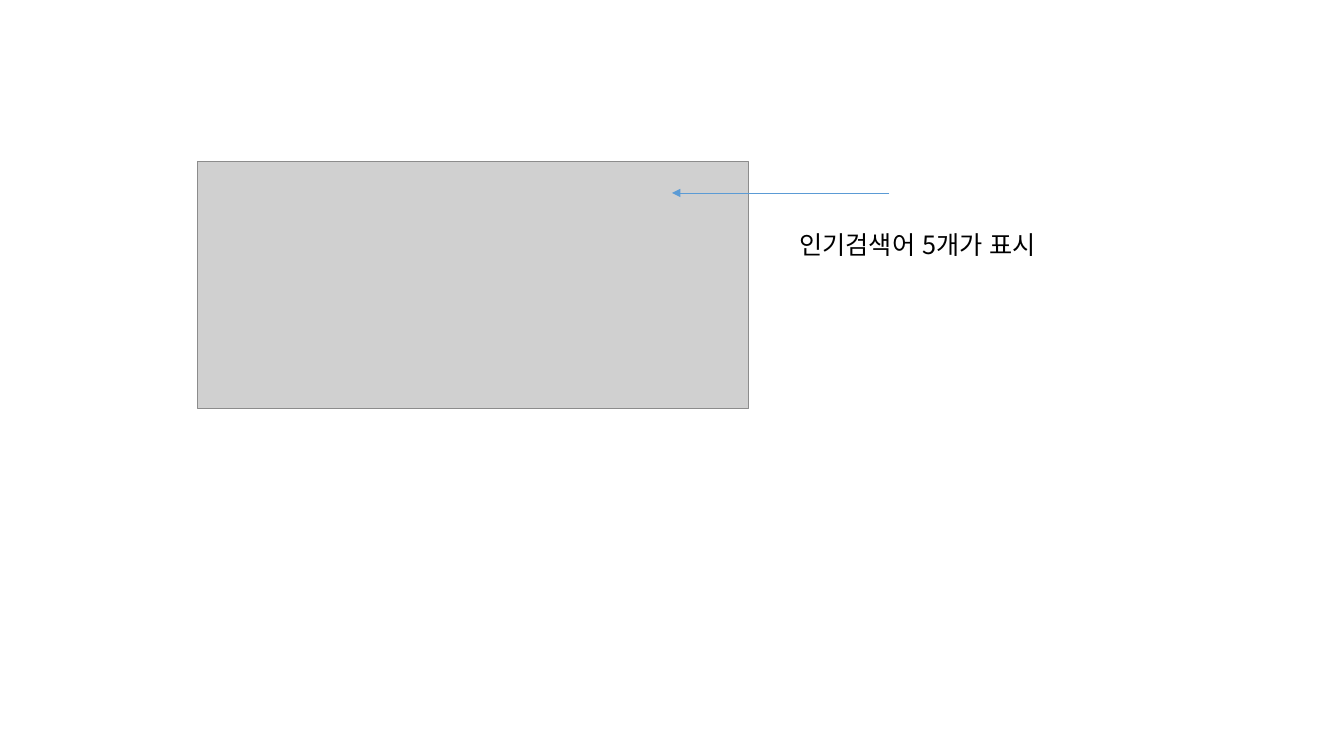
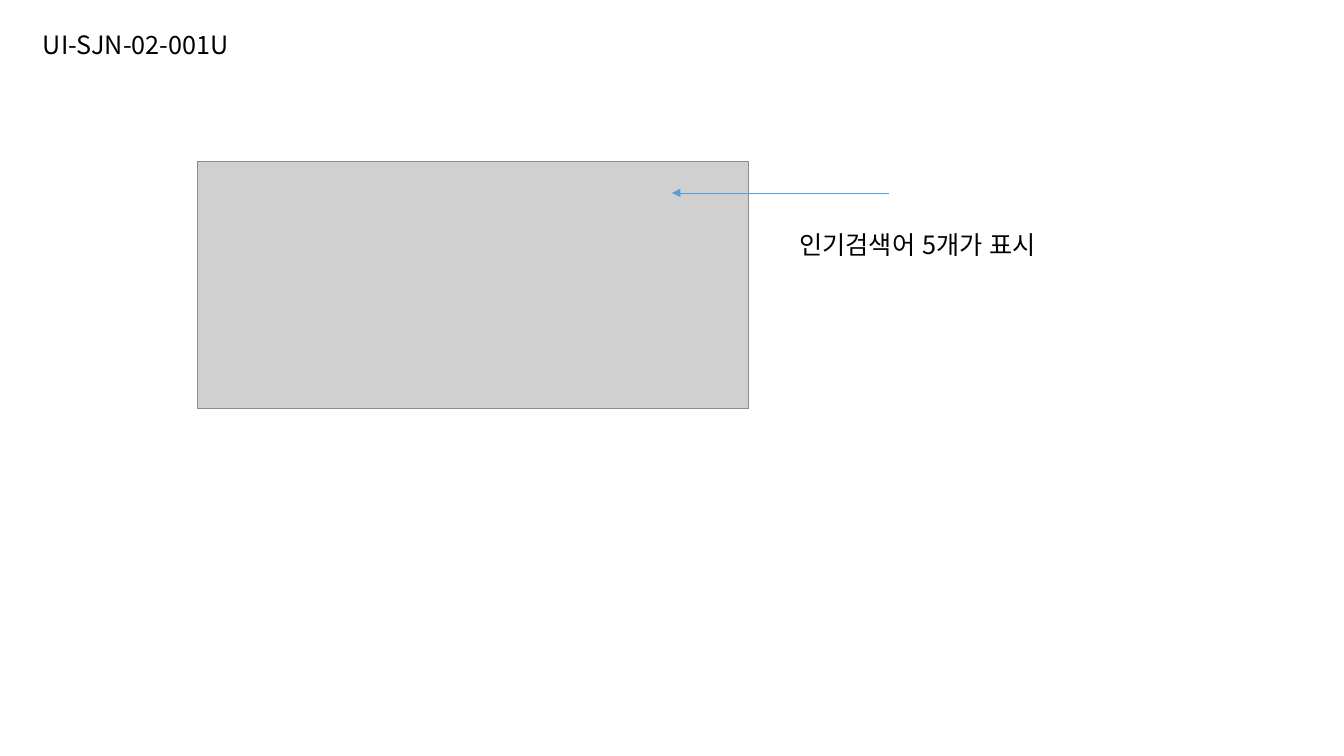
Before and after one commit to jeoungGyy/sejong, a slide deck: slide 5 of ppt/05-18.pptx (slide 4 before the commit). Drawn at 1344x756 pixels with LibreOffice and Linux fonts; fonts in the diff are those of the drawing; grey boxes stand for pictures. Boxes give left, top, right and bottom in pixels: in the first picture for what was removed or moved away, otherwise in the second. Text is boxed around its words. In the diff, an @@ line names an element or a change of style, - is before the commit and + after.

```diff
--- a/ppt/05-18.pptx
+++ b/ppt/05-18.pptx
@@ text added at box(43, 35, 229, 55), 18 pt, text #000000 @@
+UI-SJN-02-001U
```
Also in this commit, not shown: 2 other slides changed, 2 slides added, 1 slide removed, 15 other files.
